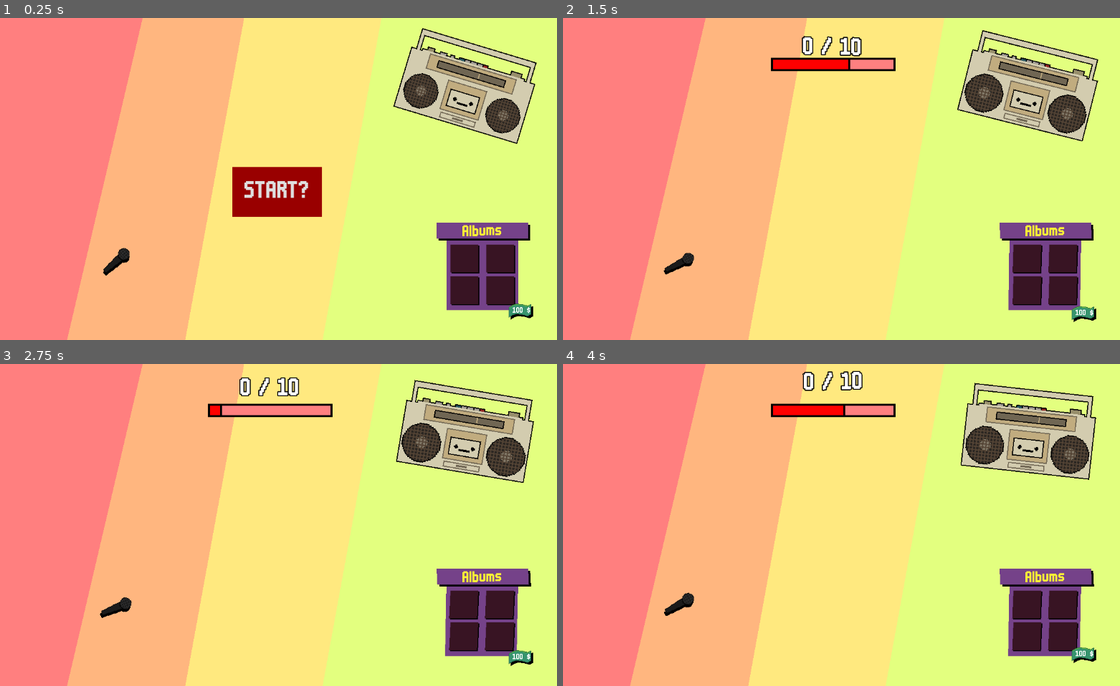
Above: before the commit, frames 1-4 (two rows, left to right).
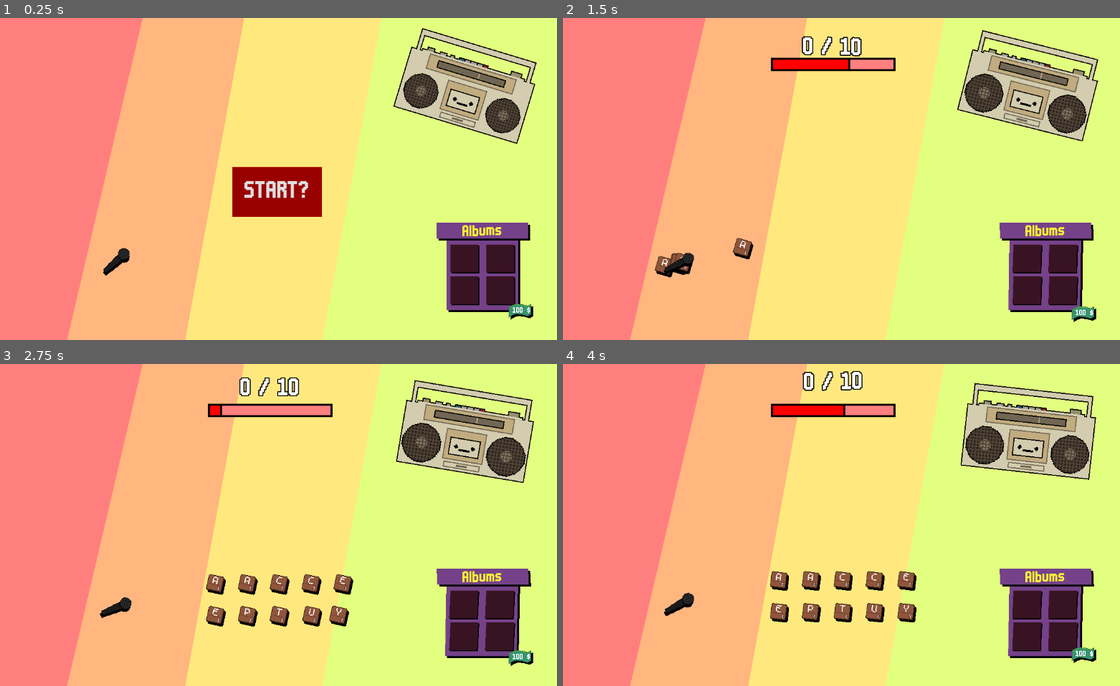
Above: after the commit, the same moments.

Repository: LiranDat/Spitandspell
Game: Godot game, scene res://scenes/main/main.tscn
The game is run twice, just before and just after one commit, with the same random seed, the same clock (stepped at 60 frames per second) and the same inputs.
Inputs (mouse positions are in pixels of both pictures, inside the frame that each line leads up to):
- Up to frame 1 (0.25 s): no input
- Up to frame 2 (1.5 s): click "START?" at 0.5 s; move the mouse to (679, 259) at 1.27 s; click (679, 259) at 1.42 s
- Up to frame 3 (2.75 s): move the mouse to (122, 608) at 2.02 s; click (122, 608) at 2.17 s
- Up to frame 4 (4 s): move the mouse to (902, 615) at 2.77 s; click (902, 615) at 2.92 s; move the mouse to (808, 611) at 3.52 s; click (808, 611) at 3.67 s

The runs differ from the first frame. In frame 1, 0.1% of the frame differs, in the area x 80-94%, y 69-92%; in frame 2, 0.6%; in frame 3, 2.0%, in the area x 36-94%, y 65-92%; in frame 4, 2.0%.
Error in both runs: Invalid access of index '0' on a base object of type: 'PackedStringArray'. (res://scenes/lyrics/lyrics.gd:24)

Commit message:
less delay

Diff:
--- a/scenes/lyrics/lyrics.gd
+++ b/scenes/lyrics/lyrics.gd
@@ -54,7 +54,7 @@
 			letterScore = await albumCase.scoreLetter(letter,word)
 		score += letterScore[0]+letterScore[1]*alphabet[letter][0]
 		letterScores.push_back([letter,letterScore[0]+letterScore[1]*alphabet[letter][0]])
-		await get_tree().create_timer(.1).timeout
+		#await get_tree().create_timer(.1).timeout
 	var rawWordScore = score
 	var wordScore = await albumCase.scoreWord(word.to_upper())
 	score = wordScore[0]+wordScore[1]*score
--- a/scenes/main/main.tscn
+++ b/scenes/main/main.tscn
@@ -13,6 +13,7 @@
 stream = ExtResource("2_iuonh")
 
 [node name="background" type="Node2D" parent="."]
+z_index = -10
 
 [node name="background1" type="Polygon2D" parent="background"]
 color = Color(1, 0.5, 0.5, 1)
